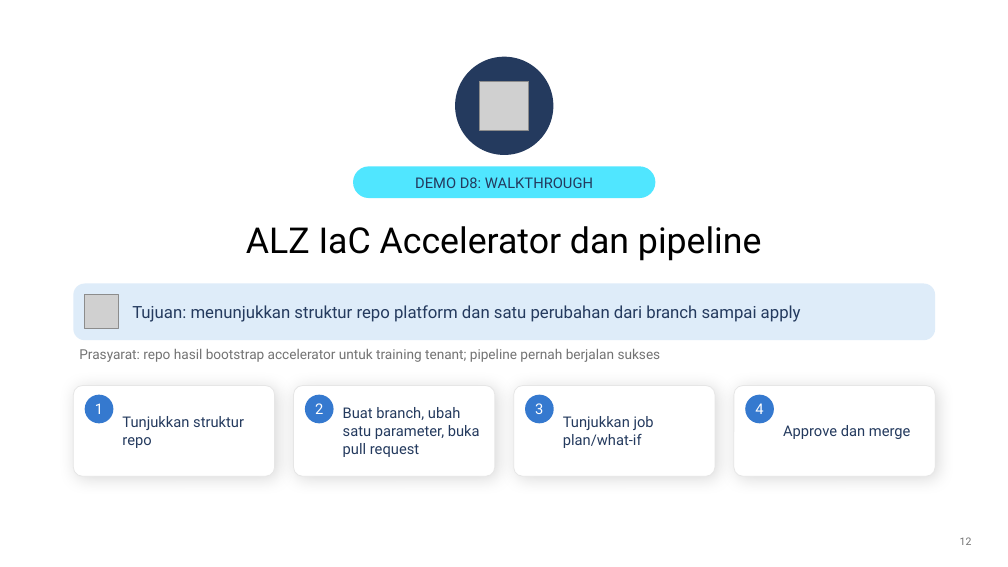
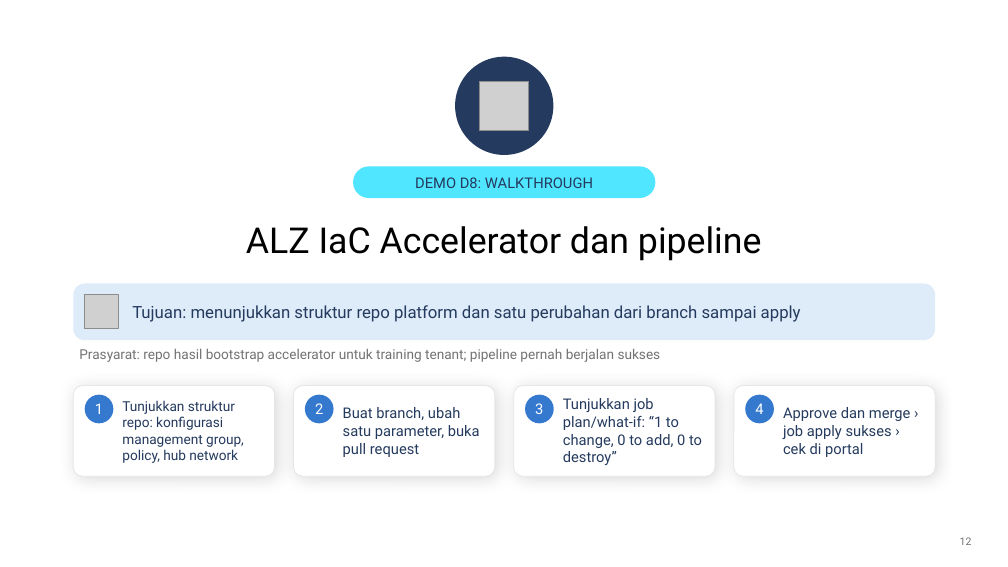
Before and after one commit to medisa-aris/azure-landing-zone-training, a slide deck: slide 12 of slides/pptx/slide_day05_automate-onboard-operate.pptx. Drawn at 1008x567 pixels with LibreOffice and Linux fonts; fonts in the diff are those of the drawing; grey boxes stand for pictures; background and template pictures are left out. Boxes give left, top, right and bottom in pixels: in the first picture for what was removed or moved away, otherwise in the second. Text is boxed around its words. In the diff, an @@ line names an element or a change of style, - is before the commit and + after.

```diff
--- a/slides/pptx/slide_day05_automate-onboard-operate.pptx
+++ b/slides/pptx/slide_day05_automate-onboard-operate.pptx
@@ text at box(122, 400, 244, 463): text changed; size 14 to 13 pt @@
-Tunjukkan struktur repo
+Tunjukkan struktur repo: konfigurasi management group, policy, hub network
@@ text at box(563, 398, 702, 465): text changed @@
-Tunjukkan job plan/what-if
+Tunjukkan job plan/what-if: “1 to change, 0 to add, 0 to destroy”
@@ text at box(783, 407, 911, 457): text changed @@
-Approve dan merge
+Approve dan merge › job apply sukses › cek di portal
```
Also in this commit, not shown: 9 other slides changed, 6 other files.
